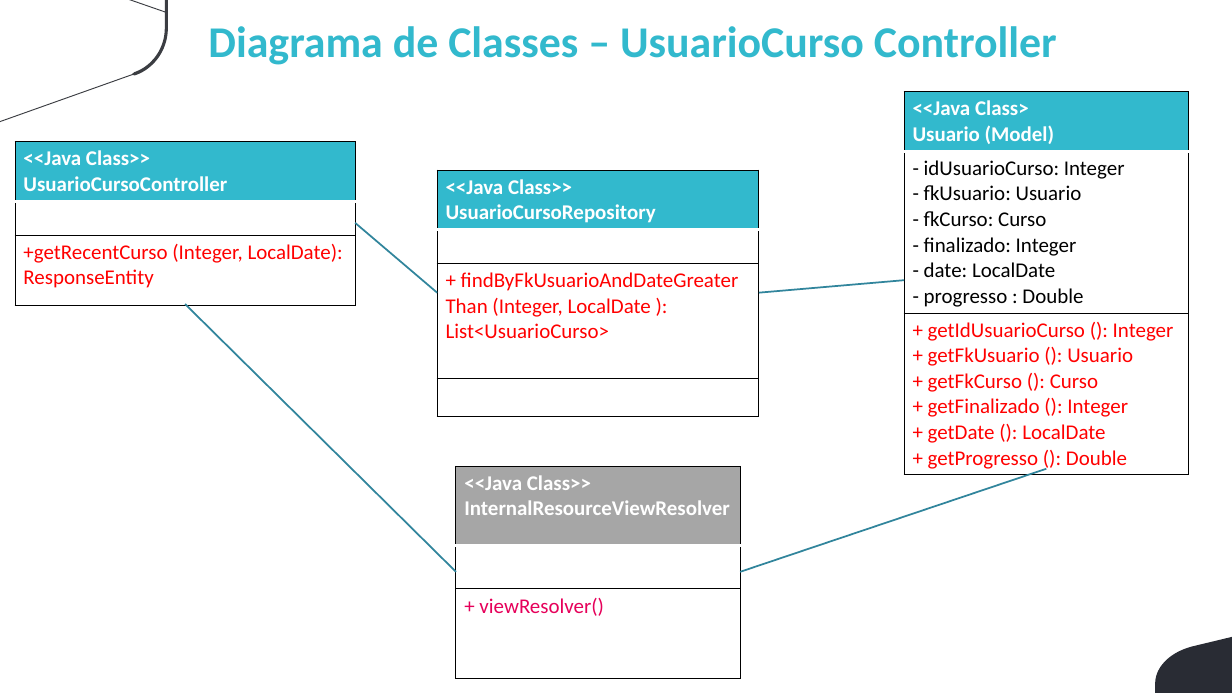
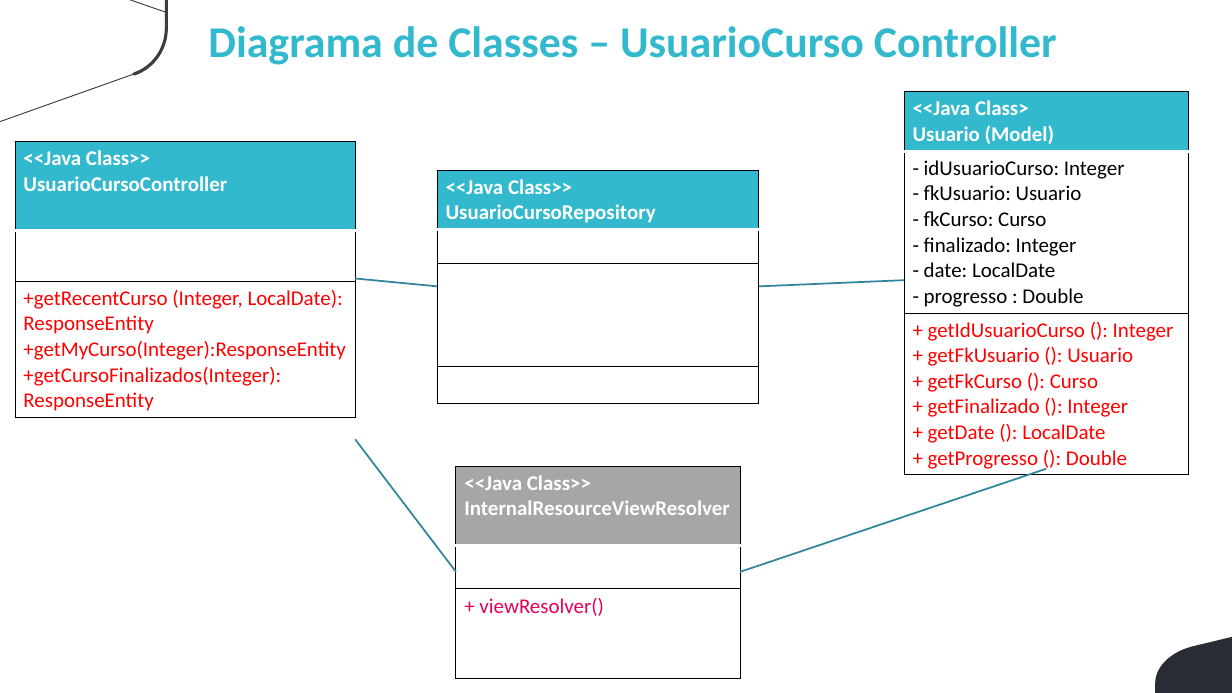
Before and after one commit to winicius-silva/viden-grupo-4-3adsb, a slide deck: slide 10 of Documentação/Engenharia de Sofware - Arq Componentes.pptx. Drawn at 1232x693 pixels with LibreOffice and Linux fonts; fonts in the diff are those of the drawing; background and template pictures are left out. Boxes give left, top, right and bottom in pixels: in the first picture for what was removed or moved away, otherwise in the second. Text is boxed around its words. In the diff, an @@ line names an element or a change of style, - is before the commit and + after.

```diff
--- a/Documentação/Engenharia de Sofware - Arq Componentes.pptx
+++ b/Documentação/Engenharia de Sofware - Arq Componentes.pptx
@@ table at (15,142,355,415) @@
-row 3, column 1: +getRecentCurso (Integer, LocalDate): ResponseEntity
+row 3, column 1: +getRecentCurso (Integer, LocalDate): ResponseEntity / +getMyCurso(Integer):ResponseEntity / +getCursoFinalizados(Integer): / ResponseEntity
@@ table at (437,170,759,402) @@
-row 3: + findByFkUsuarioAndDateGreater / Than (Integer, LocalDate ): / List<UsuarioCurso>
+row 4: 
@@ line moved from (355, 223) - (437, 292) to (355, 278) - (437, 287) @@
@@ line moved from (759, 292) - (904, 280) to (759, 287) - (904, 280) @@
@@ line moved from (185, 304) - (456, 572) to (355, 439) - (456, 572) @@
```
Also in this commit, not shown: 2 other slides changed, 1 other file.
